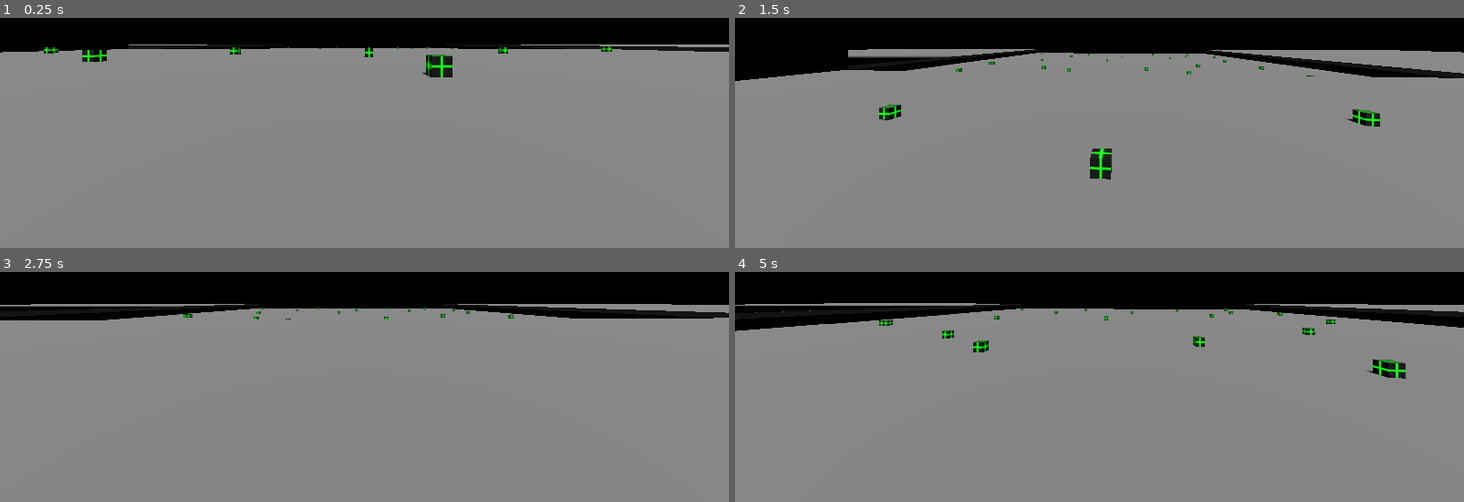
Above: before the commit, frames 1-4 (two rows, left to right).
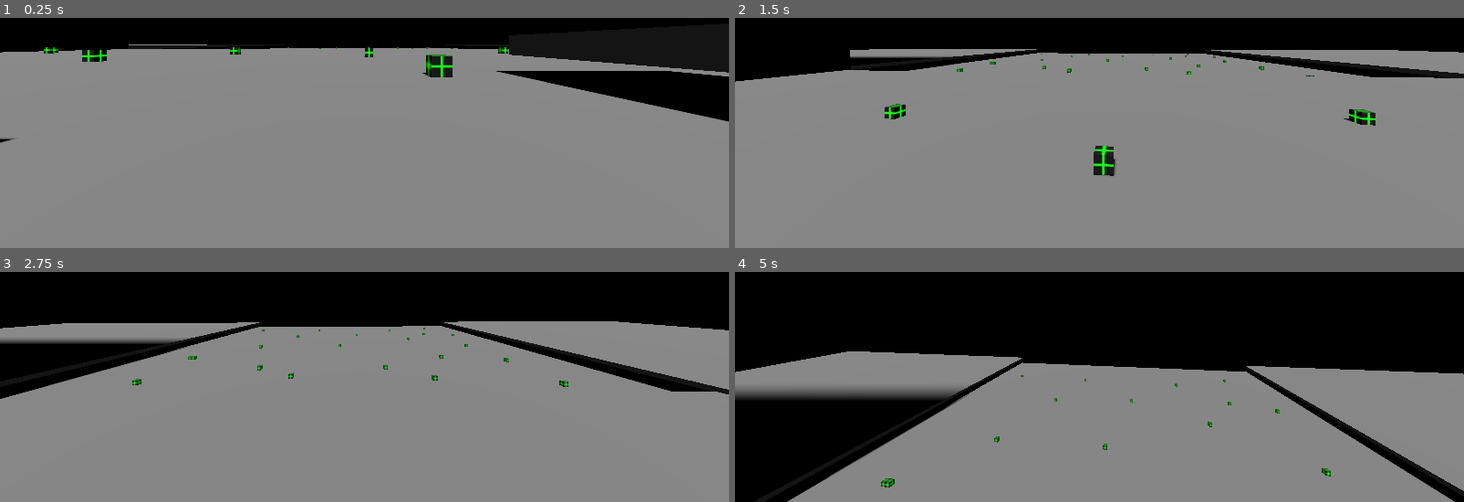
Above: after the commit, the same moments.

Repository: SamuTheFrog/StF-FirstPersonTemplate-GD4
Game: Godot game, scene res://scenes/maps/world_3D_00.tscn
Two runs of this game, one before a commit and one after it. Both use one fixed random seed, a clock stepped at 60 frames per second and the inputs below.
Inputs (mouse positions are in pixels of both pictures, inside the frame that each line leads up to):
- Up to frame 1 (0.25 s): no input
- Up to frame 2 (1.5 s): tap Enter at 0.5 s; move the mouse to (1135, 41) at 0.52 s; hold Shift (move_sprint) 0.53-1.28 s; hold W (move_forward) from 0.53 s (still down); tap Ctrl (move_dodge) at 0.6 s; tap Space (move_jump) at 0.77, 1.07 s; move the mouse to (1063, 45) at 1.27 s; tap Shift (move_sprint) at 1.35 s
- Up to frame 3 (2.75 s): keep holding W (move_forward); tap Space (move_jump) at 1.52, 1.82, 2.3 s; tap C (move_crouch, bound only after the commit) at 1.55 s; move the mouse to (379, 290) at 2.02 s; hold C (move_crouch, bound only after the commit) from 2.03 s (still down)
- Up to frame 4 (5 s): keep holding W (move_forward); move the mouse to (1092, 304) at 2.77 s; release C (move_crouch, bound only after the commit) at 2.78 s; tap Space (move_jump) at 2.85, 3.02, 3.32, 3.77, 4.07, 4.52, 4.82 s; tap Ctrl (move_dodge) at 3.05, 3.6 s; move the mouse to (1150, 301) at 3.52 s; hold Shift (move_sprint) 3.53-4.28 s; move the mouse to (1041, 292) at 4.27 s; tap Shift (move_sprint) at 4.35 s; tap C (move_crouch, bound only after the commit) at 4.55 s

The runs differ from the first frame. In frame 1, 5.5% of the frame differs, in the area x 0-100%, y 11-55%; in frame 2, 0.9%; in frame 3, 11%; in frame 4, 33%, in the area x 0-100%, y 13-100%.

Commit message:
Update Bulk
# New Mechanics
* Player now smoothly transitions between movement states
* Added crouching

# Some bug fixes
* Fixed some camera bugs
* Fixed a flickering texture bug

# The introduction of crouching added many bugs to sort through.
* Fixed being able to un-crouch while under things
* Fixed camera getting stuck
* Fixed being able to sprint while crouched
* Fixed being able to dodge while crouched

I'm sure I've missed some more bugs, more patches and updates coming.

Diff:
--- a/project.godot
+++ b/project.godot
@@ -73,6 +73,32 @@
 , Object(InputEventJoypadMotion,"resource_local_to_scene":false,"resource_name":"","device":-1,"axis":4,"axis_value":1.0,"script":null)
 ]
 }
+look_left={
+"deadzone": 0.1,
+"events": [Object(InputEventJoypadMotion,"resource_local_to_scene":false,"resource_name":"","device":-1,"axis":2,"axis_value":-1.0,"script":null)
+]
+}
+look_right={
+"deadzone": 0.1,
+"events": [Object(InputEventJoypadMotion,"resource_local_to_scene":false,"resource_name":"","device":-1,"axis":2,"axis_value":1.0,"script":null)
+]
+}
+look_up={
+"deadzone": 1.0,
+"events": [Object(InputEventJoypadMotion,"resource_local_to_scene":false,"resource_name":"","device":-1,"axis":3,"axis_value":-1.0,"script":null)
+]
+}
+look_down={
+"deadzone": 1.0,
+"events": [Object(InputEventJoypadMotion,"resource_local_to_scene":false,"resource_name":"","device":-1,"axis":3,"axis_value":1.0,"script":null)
+]
+}
+move_crouch={
+"deadzone": 0.5,
+"events": [Object(InputEventKey,"resource_local_to_scene":false,"resource_name":"","device":-1,"window_id":0,"alt_pressed":false,"shift_pressed":false,"ctrl_pressed":false,"meta_pressed":false,"pressed":false,"keycode":0,"physical_keycode":67,"key_label":0,"unicode":99,"echo":false,"script":null)
+, Object(InputEventJoypadButton,"resource_local_to_scene":false,"resource_name":"","device":-1,"button_index":1,"pressure":0.0,"pressed":true,"script":null)
+]
+}
 
 [physics]
 
--- a/scenes/maps/world_3D_00.tscn
+++ b/scenes/maps/world_3D_00.tscn
@@ -53,6 +53,11 @@
 use_collision = true
 size = Vector3(129, 1, 129)
 
+[node name="Ground_009" type="CSGBox3D" parent="Static/Ground"]
+transform = Transform3D(1, 0, 0, 0, 1, 0, 0, 0, 1, 12.5, 1.5, -1.5)
+use_collision = true
+size = Vector3(10, 1, 22)
+
 [node name="Ground_001" type="CSGBox3D" parent="Static/Ground"]
 transform = Transform3D(1, 0, 0, 0, 1, 0, 0, 0, 1, -128.908, 0.351765, 0)
 use_collision = true
@@ -215,8 +220,17 @@
 [node name="box18" parent="Dynamic/RandomClutter" instance=ExtResource("2_sfow5")]
 transform = Transform3D(1, 0, 0, 0, 1, 0, 0, 0, 1, -7.82312, 1.90735e-06, 50.2614)
 
-[node name="box19" parent="Dynamic/RandomClutter" instance=ExtResource("2_sfow5")]
+[node name="box64" parent="Dynamic/RandomClutter" instance=ExtResource("2_sfow5")]
 transform = Transform3D(1, 0, 0, 0, 1, 0, 0, 0, 1, -6.29538, 1.90735e-06, -0.233658)
+
+[node name="box65" parent="Dynamic/RandomClutter" instance=ExtResource("2_sfow5")]
+transform = Transform3D(1, 0, 0, 0, 1, 0, 0, 0, 1, -6.29538, 1.90735e-06, -2.23366)
+
+[node name="box67" parent="Dynamic/RandomClutter" instance=ExtResource("2_sfow5")]
+transform = Transform3D(1, 0, 0, 0, 1, 0, 0, 0, 1, -6.29538, 1, -1.75107)
+
+[node name="box68" parent="Dynamic/RandomClutter" instance=ExtResource("2_sfow5")]
+transform = Transform3D(1, 0, 0, 0, 1, 0, 0, 0, 1, -6.29538, 1, -0.751073)
 
 [node name="box20" parent="Dynamic/RandomClutter" instance=ExtResource("2_sfow5")]
 transform = Transform3D(1, 0, 0, 0, 1, 0, 0, 0, 1, 6.85052, 1.90735e-06, 9.18002)
--- a/scenes/player-3D.tscn
+++ b/scenes/player-3D.tscn
@@ -1,15 +1,16 @@
-[gd_scene load_steps=3 format=3 uid="uid://h2kpsbihxdtv"]
+[gd_scene load_steps=4 format=3 uid="uid://h2kpsbihxdtv"]
 
 [ext_resource type="Script" path="res://scripts/player.gd" id="1_2blap"]
 
 [sub_resource type="CapsuleShape3D" id="CapsuleShape3D_1ntfw"]
-radius = 0.4
+radius = 0.3
+
+[sub_resource type="CapsuleShape3D" id="CapsuleShape3D_aydlg"]
+radius = 0.3
+height = 0.9
 
 [node name="player-3D" type="CharacterBody3D" groups=["player"]]
 script = ExtResource("1_2blap")
-
-[node name="CollisionShape3D" type="CollisionShape3D" parent="."]
-shape = SubResource("CapsuleShape3D_1ntfw")
 
 [node name="head" type="Node3D" parent="."]
 transform = Transform3D(1, 0, 0, 0, 1, 0, 0, 0, 1, 0, 0.6, 0)
@@ -19,3 +20,17 @@
 
 [node name="weapon" type="Node3D" parent="head/Camera3D"]
 transform = Transform3D(1, 0, 0, 0, 1, 0, 0, 0, 1, 0.263226, -0.217393, -0.267221)
+
+[node name="standing_collider" type="CollisionShape3D" parent="."]
+shape = SubResource("CapsuleShape3D_1ntfw")
+
+[node name="crouch_collider" type="CollisionShape3D" parent="."]
+transform = Transform3D(1, 0, 0, 0, 1, 0, 0, 0, 1, 0, -0.6, 0)
+shape = SubResource("CapsuleShape3D_aydlg")
+disabled = true
+
+[node name="crouch_check_raycast" type="RayCast3D" parent="."]
+transform = Transform3D(1, 0, 0, 0, 1, 0, 0, 0, 1, 0, -0.15, 0)
+target_position = Vector3(0, 1.3, 0)
+hit_from_inside = true
+collide_with_areas = true
--- a/scripts/player.gd
+++ b/scripts/player.gd
@@ -1,95 +1,116 @@
 extends CharacterBody3D
 
 const WALK_SPEED = 9.0 # Obvious
+const MOVE_SMOOTH = 9.0 # This one is used for linear interpolation of movement slowdowns and speed ups
 const SPRINT_SPEED = 15.0 # You
+const CROUCH_SLOWDOWN = 6.0 # Absolute
+const CROUCH_AMP = 0.9 # Stupid-
+const CROUCH_SMOOTH = 9 # Okay, maybe not this one... It's the value for crouch-state enter/exit
+const STANDING_HEIGHT = 0.6# -SMOOTH BRAINED
 const JUMP_VELOCITY = 9.69 # Fucking
-const LOOK_SENSITIVITY = .0016 # Idiot
+const LOOK_SENSITIVITY = 0.0016 # Idiot
 const BOB_FREQ = 2.0 # Head-bob frequency
 const BOB_AMP = 0.06 # Head-bob amplitude
 const FOV_BASE = 80.0 # Field of View base
 const FOV_WARP = 0.3 # Field of view motion warping strength
 const DODGE_AMP = 900.0 # Dodge amplitude
+const DODGE_SMOOTH = 6.0 # Dodge dodge smoothing
 const DODGE_COOLDOWN = 0.6 # Dodge cooldown
 const AFTERJUMP_AMP = 15.0 # Afterjump amplitude
 
-var movement_speed = 6.0 # Temporary value for adjusting movement speeds on the go
-var canDodge = true # Temporary value to prevent Afterjump spam
-var canAfterjump = true # Temporary value to prevent Temporal Jump spam
-var hbob = 0.0 # Not entirely sure what this does... something to do with head bobbin'... BUT AS TODD HOWARD SAYS
-# # # # # # # # # # # # # # IT # # # # # # # # # # JUST # # # # # # # # # # WORKS # # # # # # # # # # # # # # # #
 var gravity = ProjectSettings.get_setting("physics/3d/default_gravity") # Gravity, this adds it, dumbass.
 
 @onready var head = $head # Creates reference to head
 @onready var camera = $head/Camera3D # Creates reference to camera
 @onready var fov = "fov" # Makes FOV a publicably editable value
-
-
+@onready var standing_collider =  $standing_collider
+@onready var crouch_collider = $crouch_collider
+@onready var crouch_check_raycast = $crouch_check_raycast
 
 func _ready():
+
 	Input.set_mouse_mode(Input.MOUSE_MODE_CAPTURED) # Track mouse movement + Lock in window
 
 func _unhandled_input(event):
-# Makes player look around lol
+
+# Makes player look around with mouse
 	if event is InputEventMouseMotion:
 		head.rotate_y(event.relative.x * -LOOK_SENSITIVITY)
 		camera.rotate_x(event.relative.y * -LOOK_SENSITIVITY)
 		camera.rotation.x = clamp(camera.rotation.x, deg_to_rad(-85), deg_to_rad(90))
 
-# This applies gravity when necessary
 func _physics_process(delta):
+
+	var move_dir = Input.get_vector("move_left", "move_right", "move_forward", "move_backward")
+	var move_direction = (head.transform.basis * Vector3(move_dir.x, 0, move_dir.y)).normalized()
+	var movement_speed = 6.0 # Temporary value for adjusting movement speeds on the go
+	var is_crouched = false
+	var can_dodge = true # Temporary value to prevent Afterjump spam
+	var can_afterjump = true # Temporary value to prevent Temporal Jump spam
+	var hbob = 0.0 # Not entirely sure what this does... something to do with head bobbin'... BUT AS TODD HOWARD SAYS
+  # # # # # # # # # # # # # # IT # # # # # # # # # # JUST # # # # # # # # # # WORKS # # # # # # # # # # # # # # # #
+
 	if not is_on_floor():
 		velocity.y -= gravity * delta
 
-# FAST AS FUCK BOIIIIIIIIII
-	if Input.is_action_pressed("move_sprint"):
-		movement_speed = SPRINT_SPEED
+	if Input.is_action_pressed("move_crouch"):
+		movement_speed = lerp(movement_speed, WALK_SPEED - CROUCH_SLOWDOWN, delta * CROUCH_SMOOTH)
+		head.position.y = lerp(head.position.y, STANDING_HEIGHT - CROUCH_AMP, delta * CROUCH_SMOOTH)
+		standing_collider.disabled = true
+		crouch_collider.disabled = false
+		can_dodge = false
+		is_crouched = true
 	else:
-		movement_speed = WALK_SPEED
+		if not crouch_check_raycast.is_colliding():
+			head.position.y = lerp(head.position.y, STANDING_HEIGHT, delta * CROUCH_SMOOTH)
+			standing_collider.disabled = false
+			crouch_collider.disabled = true
+			can_dodge = true
+			is_crouched = false
+		# FAST AS FUCK BOIIIIIIIIII
+		if Input.is_action_pressed("move_sprint"):
+			movement_speed = SPRINT_SPEED
+		else:
+			movement_speed = WALK_SPEED
+	# So with this, we can dodge things now. That's cool.
+	if Input.is_action_just_pressed("move_dodge"):
+		if can_dodge:
+			velocity.x = lerp(velocity.x, move_direction.x * DODGE_AMP, delta * DODGE_SMOOTH)
+			velocity.z = lerp(velocity.z, move_direction.z * DODGE_AMP, delta * DODGE_SMOOTH)
+			can_dodge = false
+			await get_tree().create_timer(DODGE_COOLDOWN).timeout
+			can_dodge = true
 
-# MOVEMENT STUFF
-	var input_dir = Input.get_vector("move_left", "move_right", "move_forward", "move_backward")
-	var direction = (head.transform.basis * Vector3(input_dir.x, 0, input_dir.y)).normalized()
+	# If they on the floor, they can run, lol.
+	if is_on_floor():
+		if move_direction:
+			velocity.x = lerp(velocity.x, move_direction.x * movement_speed, delta * MOVE_SMOOTH)
+			velocity.z = lerp(velocity.z, move_direction.z * movement_speed, delta * MOVE_SMOOTH)
+		else:
+			velocity.x = lerp(velocity.x, move_direction.x * movement_speed, delta * MOVE_SMOOTH)
+			velocity.z = lerp(velocity.z, move_direction.z * movement_speed, delta * MOVE_SMOOTH)
+	else:
+		velocity.x = lerp(velocity.x, move_direction.x * movement_speed, delta * MOVE_SMOOTH)
+		velocity.z = lerp(velocity.z, move_direction.z * movement_speed, delta * MOVE_SMOOTH)
 
-# So with this, we can dodge things now. That's cool.
-	if Input.is_action_just_pressed("move_dodge"):
-		if canDodge:
-			velocity.x = lerp(velocity.x, direction.x * DODGE_AMP, delta * 6)
-			velocity.z = lerp(velocity.z, direction.z * DODGE_AMP, delta * 6)
-			canDodge = false
-			await get_tree().create_timer(DODGE_COOLDOWN).timeout
-			canDodge = true
-
-# If they on the floor, they can run, lol.
-	if is_on_floor():
-		if direction:
-			velocity.x = lerp(velocity.x, direction.x * movement_speed, delta * 9.0)
-			velocity.z = lerp(velocity.z, direction.z * movement_speed, delta * 9.0)
-		else:
-			velocity.x = lerp(velocity.x, direction.x * movement_speed, delta * 6.0)
-			velocity.z = lerp(velocity.z, direction.z * movement_speed, delta * 6.0)
-	else:
-		velocity.x = lerp(velocity.x, direction.x * movement_speed, delta * 6.0)
-		velocity.z = lerp(velocity.z, direction.z * movement_speed, delta * 6.0)
-
-
-# Bunny hops FTW
+	# Bunny hops FTW
 	if Input.is_action_pressed("move_jump") and is_on_floor():
 		velocity.y = JUMP_VELOCITY
 
-# I always liked double jumps in games... Metroid did it best.
+	# I always liked double jumps in games... Metroid did it best.
 	if Input.is_action_just_pressed("move_jump") and not is_on_floor():
-		if canAfterjump:
+		if can_afterjump:
 			velocity.y = AFTERJUMP_AMP
-			canAfterjump = false
-# Prevents infinite Afterjump
+			can_afterjump = false
+	# Prevents infinite Afterjump
 	if is_on_floor():
-		canAfterjump = true
+		can_afterjump = true
 
-# Makes head go bobbin'.
+	# Makes head go bobbin'.
 	hbob += delta * velocity.length()  * float(is_on_floor())
 	camera.transform.origin = _headbob(hbob)
 
-# Makes FOV warp depending on speed, but only to a max.
+	# Makes FOV warp depending on speed, but only to a max.
 	var velocity_clamped = clamp(velocity.length(), 0.9, SPRINT_SPEED * 33)
 	var target_fov = FOV_BASE + FOV_WARP * velocity_clamped
 	camera.fov = lerp(camera.fov, target_fov, delta * 9)
